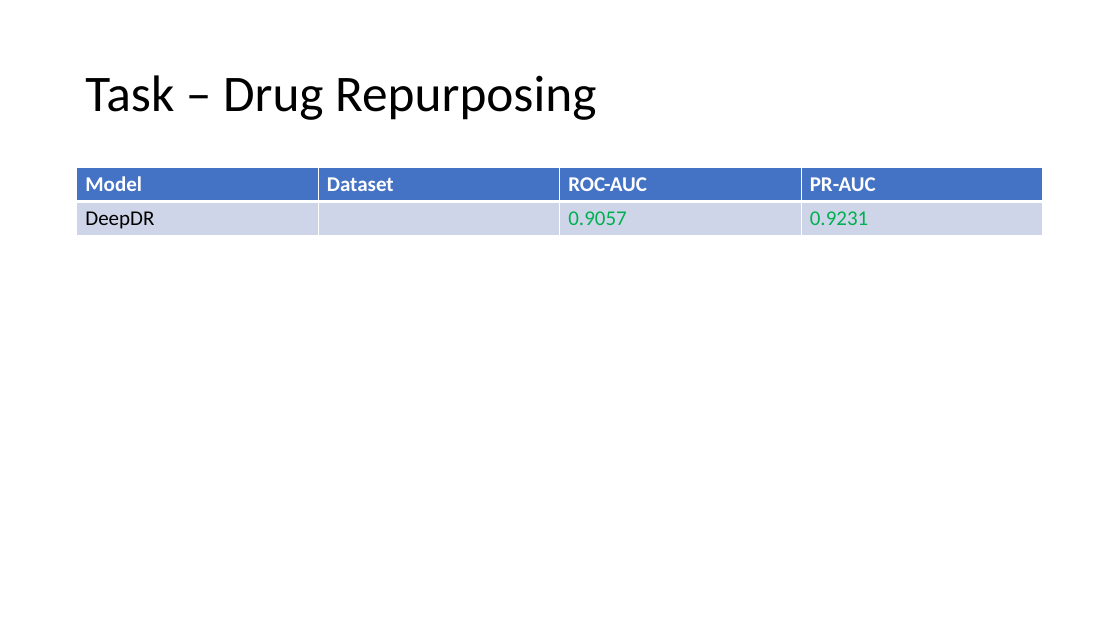
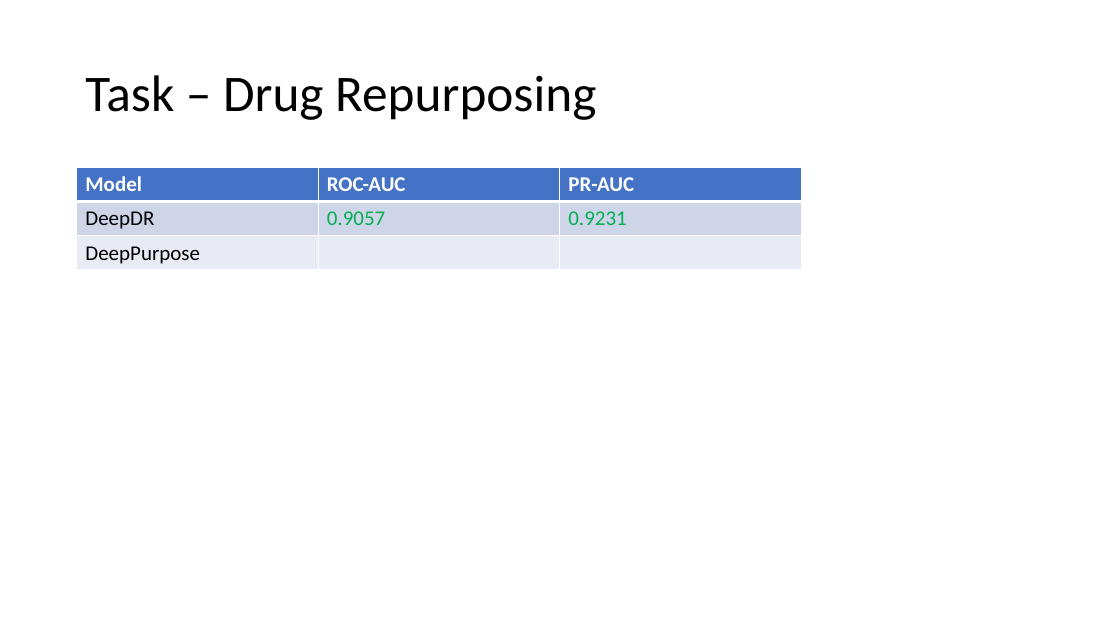
Before and after one commit to debnathk/articles, a slide deck: slide 11 of articles.pptx (slide 9 before the commit). Drawn at 1120x630 pixels with LibreOffice and Linux fonts; fonts in the diff are those of the drawing. Boxes give left, top, right and bottom in pixels: in the first picture for what was removed or moved away, otherwise in the second. Text is boxed around its words. In the diff, an @@ line names an element or a change of style, - is before the commit and + after.

```diff
--- a/articles.pptx
+++ b/articles.pptx
@@ table at <box>77,168,803,270</box> @@
-Model | Dataset | ROC-AUC | PR-AUC
-DeepDR |  | 0.9057 | 0.9231
+Model | ROC-AUC | PR-AUC
+DeepDR | 0.9057 | 0.9231
+DeepPurpose |  | 
@@ table: place and size @@
-table at <box>77,168,1045,236</box>
+table at <box>77,168,803,270</box>
```
Also in this commit, not shown: 5 other slides changed, 2 slides added, 16 other files.
